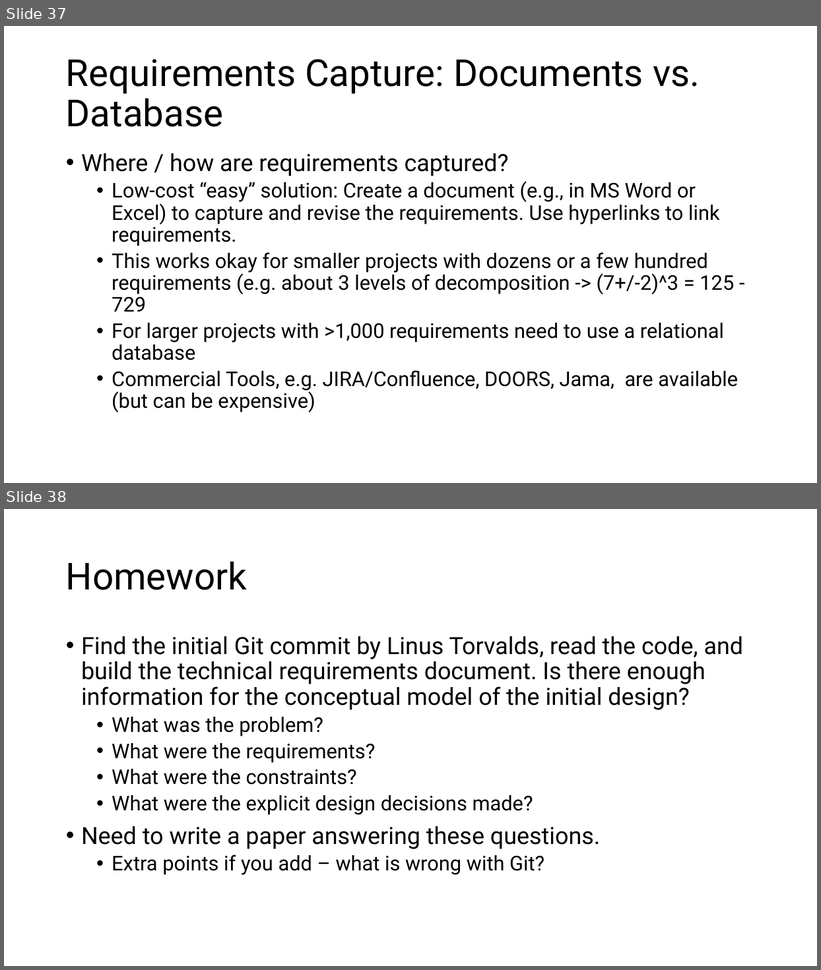
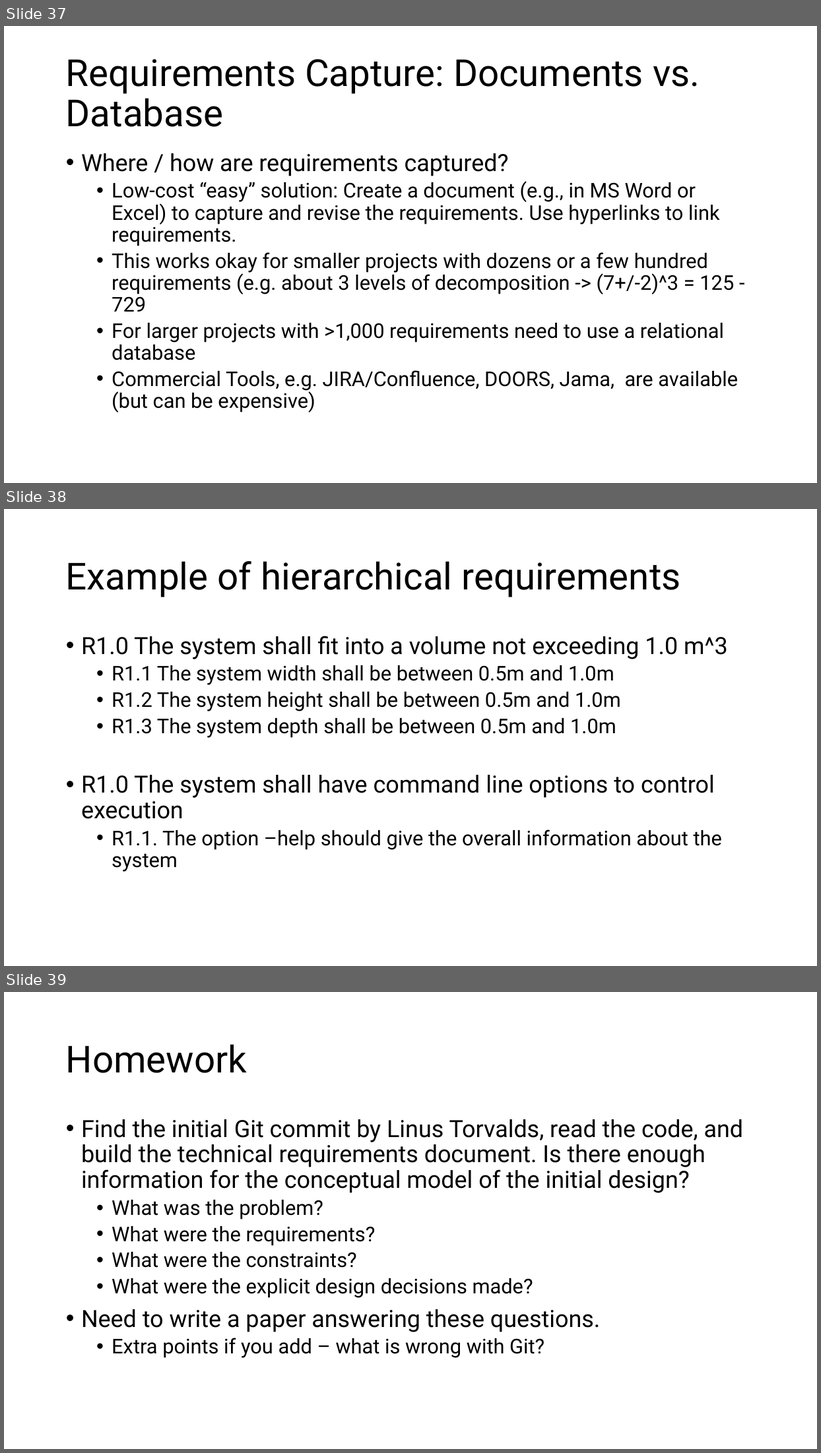
Before and after one commit to aregm/system-design-course, a slide deck: docs/Lecture 1.pptx. Shown one above the other, each under a label of ours: slides 37 and 38 before the commit, slides 37, 38 and 39 after it. The pictures are 821x970 and 821x1453 pixels, drawn with LibreOffice and Linux fonts; fonts in the diff are those of the drawing. Boxes give left, top, right and bottom in pixels: in the first picture for what was removed or moved away, otherwise in the second. Text is boxed around its words. In the diff, an @@ line names an element or a change of style, - is before the commit and + after.

Commit message:
Updated Lecture 1 with the missing requirements slide 38

```diff
--- a/docs/Lecture 1.pptx
+++ b/docs/Lecture 1.pptx
@@ slide 38 added at <box>4,509,817,966</box>, background #FFFFFF @@
@@ title added at <box>66,561,681,597</box>, 44 pt, text #000000 @@
+Example of hierarchical requirements
@@ text added at <box>81,636,728,872</box>, 24 pt, text #000000 @@
+• R1.0 The system shall fit into a volume not exceeding 1.0 m^3
+  • R1.1 The system width shall be between 0.5m and 1.0m
+  • R1.2 The system height shall be between 0.5m and 1.0m
+  • R1.3 The system depth shall be between 0.5m and 1.0m
+• R1.0 The system shall have command line options to control execution
+  • R1.1. The option –help should give the overall information about the system
@@ what was slide 38 is now slide 39 @@
```
Also in this commit, not shown: 1 slide changed.
